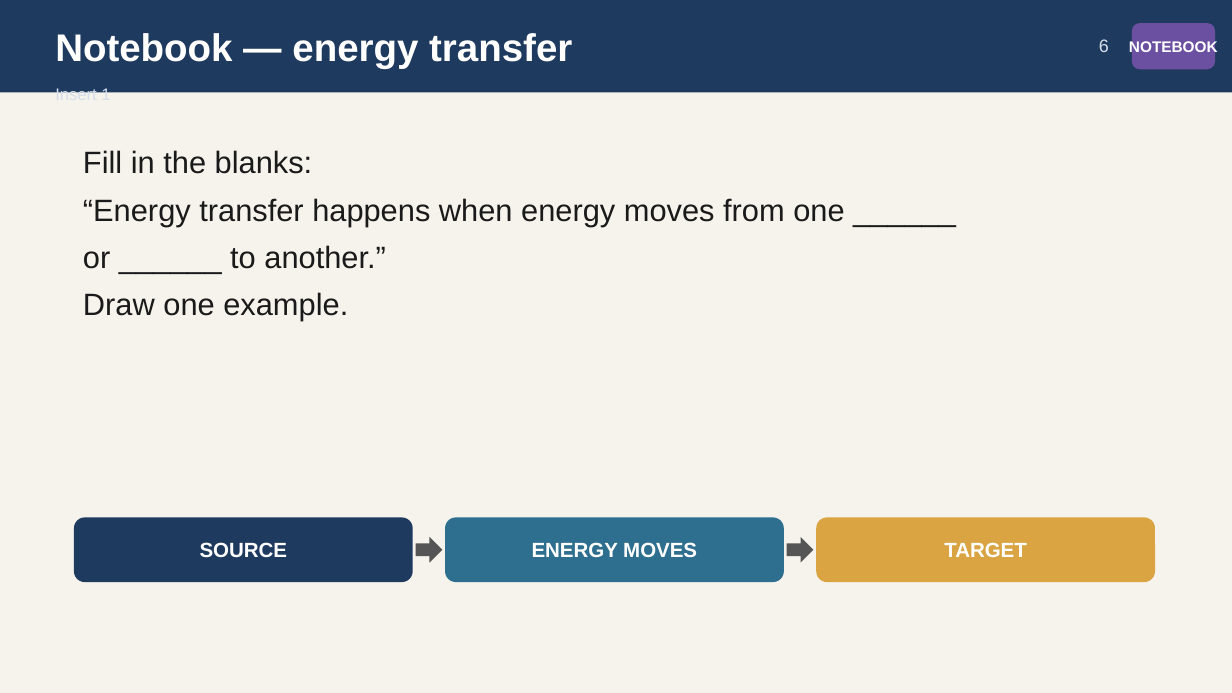
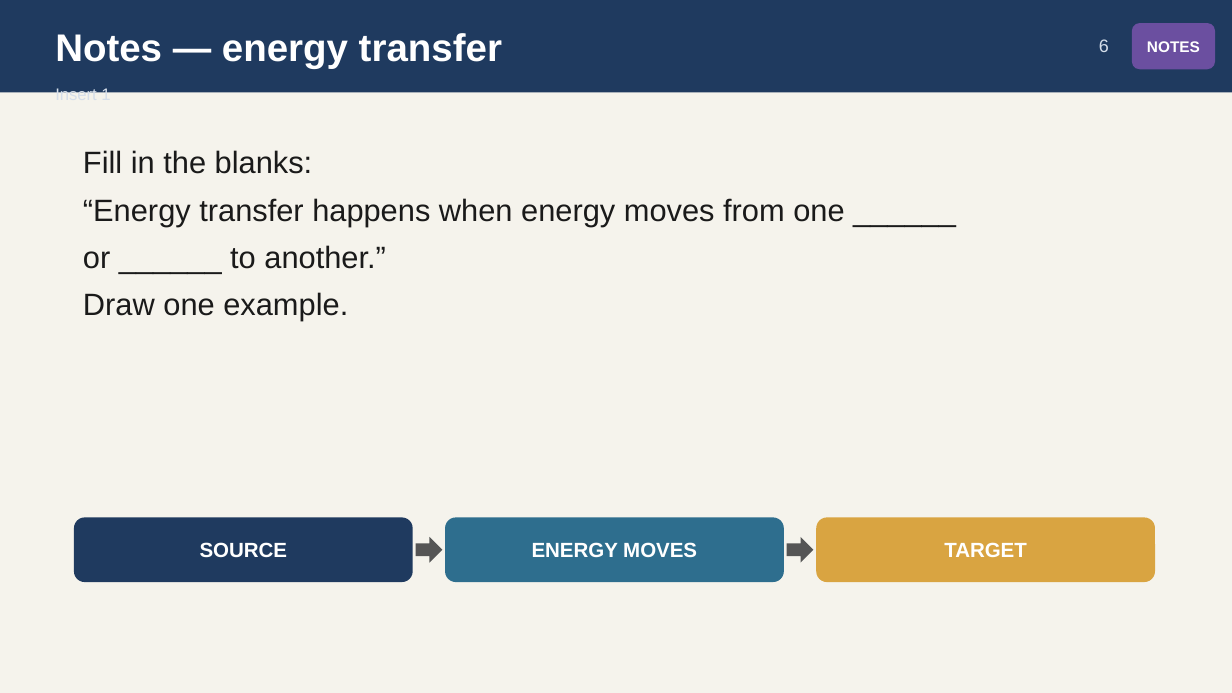
Before and after one commit to owenreagan-cyber/grade-4-energy-transfer-transformation, a slide deck: slide 6 of production/slides/04-ch4-energy-transfer-slides.pptx. Drawn at 1232x693 pixels with LibreOffice and Linux fonts; fonts in the diff are those of the drawing. Boxes give left, top, right and bottom in pixels: in the first picture for what was removed or moved away, otherwise in the second. Text is boxed around its words. In the diff, an @@ line names an element or a change of style, - is before the commit and + after.

```diff
--- a/production/slides/04-ch4-energy-transfer-slides.pptx
+++ b/production/slides/04-ch4-energy-transfer-slides.pptx
@@ text at box(55, 33, 502, 68): text changed @@
-Notebook — energy transfer
+Notes — energy transfer
@@ text in rounded rectangle at box(1147, 41, 1200, 52): text changed @@
-NOTEBOOK
+NOTES
```
Also in this commit, not shown: 13 other slides changed, 10 other files.
